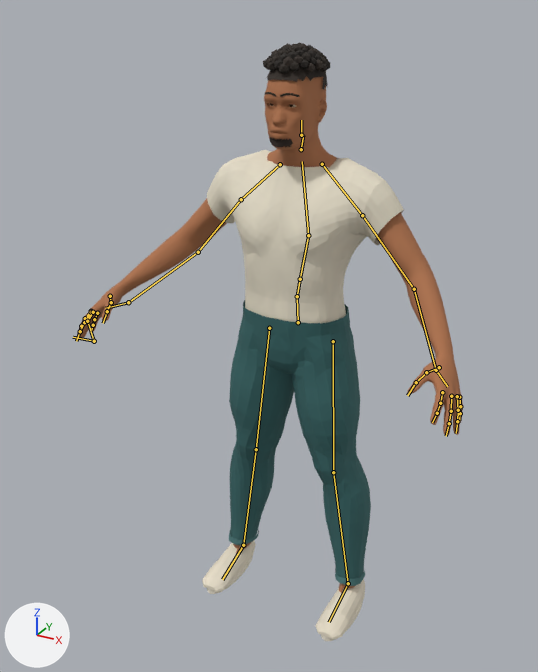
The glTF model public/assets/reference_character.glb as it was, and as the next commit left it.
Camera for both pictures: a camera (50 mm lens) standing at (0.946, -1.924, 1.9) and looking at (-0.022, -0.165, 1.021). Every picture has the same lights, and +X, +Y and +Z are marked at lower left. The first picture is the older version. The bones that change, and the others that lie on the model, are drawn over the model as lines.

Names of what the first picture shows: 'Reference_Character'.
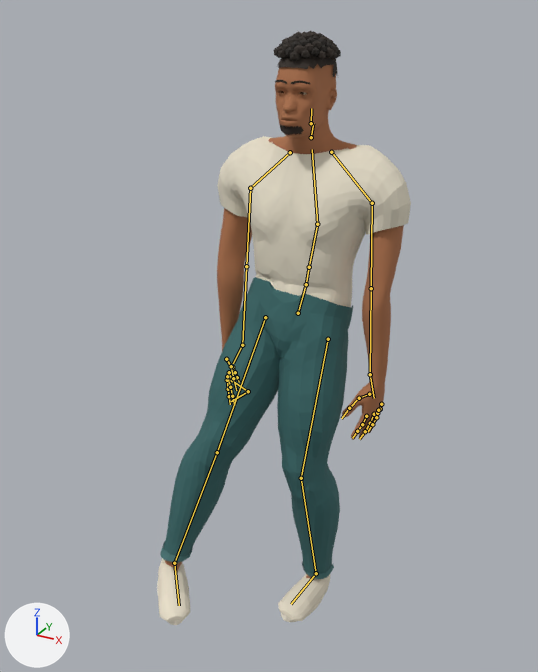
The newer file adds an action. The first version stands in its rest pose; the second is drawn at frame 15 of the action 'TurnLeft'.

What the commit changed:
Bone 'mixamorig:Hips' (bone_mixamorig_hips) moves from (0.0, 0.0, 0.0) to (-0.001, 0.031, -0.005).
Bone 'mixamorig:Hips' (bone_mixamorig_hips) turns from (0, 0, 0) to (-25, -3, -5) degrees about its own x, y and z.
Bone 'mixamorig:LeftUpLeg' (bone_mixamorig_leftupleg) turns from (0, 0, 0) to (-13, 7, -2) degrees about its own x, y and z.
Bone 'mixamorig:LeftLeg' (bone_mixamorig_leftleg) turns from (0, 0, 0) to (-22, 0, -6) degrees about its own x, y and z.
Bone 'mixamorig:LeftFoot' (bone_mixamorig_leftfoot) turns from (0, 0, 0) to (19, -10, 6) degrees about its own x, y and z.
Bone 'mixamorig:RightUpLeg' (bone_mixamorig_rightupleg) turns from (0, 0, 0) to (3, -24, 4) degrees about its own x, y and z.
Bone 'mixamorig:RightLeg' (bone_mixamorig_rightleg) turns from (0, 0, 0) to (-15, 0, 5) degrees about its own x, y and z.
Bone 'mixamorig:RightFoot' (bone_mixamorig_rightfoot) turns from (0, 0, 0) to (13, 6, 17) degrees about its own x, y and z.
Bone 'mixamorig:Spine' (bone_mixamorig_spine) turns from (0, 0, 0) to (25, -3, 5) degrees about its own x, y and z.
Bone 'mixamorig:LeftArm' (bone_mixamorig_leftarm) turns from (0, 0, 0) to (24, 6, -27) degrees about its own x, y and z.
Bone 'mixamorig:LeftForeArm' (bone_mixamorig_leftforearm) turns from (0, 0, 0) to (-28, 6, -43) degrees about its own x, y and z.
Bone 'mixamorig:LeftHandIndex1' (bone_mixamorig_lefthandindex1) turns from (0, 0, 0) to (8, 0, 2) degrees about its own x, y and z.
Bone 'mixamorig:LeftHandIndex2' (bone_mixamorig_lefthandindex2) turns from (0, 0, 0) to (13, 0, 0) degrees about its own x, y and z.
Bone 'mixamorig:LeftHandMiddle1' (bone_mixamorig_lefthandmiddle1) turns from (0, 0, 0) to (8, 0, 2) degrees about its own x, y and z.
Bone 'mixamorig:LeftHandMiddle2' (bone_mixamorig_lefthandmiddle2) turns from (0, 0, 0) to (12, 0, 2) degrees about its own x, y and z.
Bone 'mixamorig:LeftHandPinky1' (bone_mixamorig_lefthandpinky1) turns from (0, 0, 0) to (8, 0, 3) degrees about its own x, y and z.
Bone 'mixamorig:LeftHandPinky2' (bone_mixamorig_lefthandpinky2) turns from (0, 0, 0) to (12, 0, 2) degrees about its own x, y and z.
Bone 'mixamorig:LeftHandRing1' (bone_mixamorig_lefthandring1) turns from (0, 0, 0) to (8, 0, 3) degrees about its own x, y and z.
Bone 'mixamorig:LeftHandRing2' (bone_mixamorig_lefthandring2) turns from (0, 0, 0) to (12, 0, 3) degrees about its own x, y and z.
Bone 'mixamorig:LeftHandThumb1' (bone_mixamorig_lefthandthumb1) turns from (0, 0, 0) to (4, 0, 1) degrees about its own x, y and z.
Bone 'mixamorig:LeftHandThumb3' (bone_mixamorig_lefthandthumb3) turns from (0, 0, 0) to (4, 0, 1) degrees about its own x, y and z.
Bone 'mixamorig:RightArm' (bone_mixamorig_rightarm) turns from (0, 0, 0) to (25, -6, 27) degrees about its own x, y and z.
Bone 'mixamorig:RightForeArm' (bone_mixamorig_rightforearm) turns from (0, 0, 0) to (-27, -6, 43) degrees about its own x, y and z.
Bone 'mixamorig:RightHandIndex1' (bone_mixamorig_righthandindex1) turns from (0, 0, 0) to (8, 0, -2) degrees about its own x, y and z.
Bone 'mixamorig:RightHandIndex2' (bone_mixamorig_righthandindex2) turns from (0, 0, 0) to (13, 0, 0) degrees about its own x, y and z.
Bone 'mixamorig:RightHandMiddle1' (bone_mixamorig_righthandmiddle1) turns from (0, 0, 0) to (8, 0, -2) degrees about its own x, y and z.
Bone 'mixamorig:RightHandMiddle2' (bone_mixamorig_righthandmiddle2) turns from (0, 0, 0) to (12, 0, -2) degrees about its own x, y and z.
Bone 'mixamorig:RightHandPinky1' (bone_mixamorig_righthandpinky1) turns from (0, 0, 0) to (8, 0, -3) degrees about its own x, y and z.
Bone 'mixamorig:RightHandPinky2' (bone_mixamorig_righthandpinky2) turns from (0, 0, 0) to (12, 0, -2) degrees about its own x, y and z.
Bone 'mixamorig:RightHandRing1' (bone_mixamorig_righthandring1) turns from (0, 0, 0) to (8, 0, -3) degrees about its own x, y and z.
Bone 'mixamorig:RightHandRing2' (bone_mixamorig_righthandring2) turns from (0, 0, 0) to (12, 0, 4) degrees about its own x, y and z.
Bone 'mixamorig:RightHandThumb1' (bone_mixamorig_righthandthumb1) turns from (0, 0, 0) to (5, 0, 0) degrees about its own x, y and z.
Bone 'mixamorig:RightHandThumb3' (bone_mixamorig_righthandthumb3) turns from (0, 0, 0) to (4, 0, -2) degrees about its own x, y and z.

Boxes [x1, y1, x2, y2] around the edits, measured in the pictures (538 x 672 px):
'Reference_Character', posed (34% narrower): before [76, 42, 463, 641]; after [157, 30, 411, 625]
bone 'mixamorig:Hips', root to tip: before (298, 322) to (297, 296); after (298, 313) to (306, 284)
bone 'mixamorig:LeftUpLeg', root to tip: before (333, 341) to (333, 472); after (328, 339) to (301, 478)
bone 'mixamorig:LeftLeg', root to tip: before (333, 472) to (348, 583); after (301, 478) to (316, 573)
bone 'mixamorig:LeftFoot', root to tip: before (348, 583) to (329, 622); after (316, 573) to (291, 604)
bone 'mixamorig:RightUpLeg', root to tip: before (269, 328) to (256, 449); after (265, 317) to (217, 452)
bone 'mixamorig:RightLeg', root to tip: before (256, 449) to (243, 545); after (217, 452) to (174, 563)
bone 'mixamorig:RightFoot', root to tip: before (243, 545) to (222, 579); after (174, 563) to (179, 605)
bone 'mixamorig:Spine', root to tip: before (297, 296) to (300, 279); after (306, 284) to (309, 267)
bone 'mixamorig:LeftArm', root to tip: before (362, 215) to (414, 289); after (372, 203) to (371, 288)
bone 'mixamorig:LeftForeArm', root to tip: before (414, 289) to (436, 370); after (371, 288) to (370, 374)
bone 'mixamorig:LeftHandIndex1', root to tip: before (442, 392) to (440, 403); after (366, 416) to (362, 424)
bone 'mixamorig:LeftHandIndex2', root to tip: before (440, 403) to (437, 413); after (362, 424) to (357, 431)
bone 'mixamorig:LeftHandMiddle1', root to tip: before (451, 396) to (451, 411); after (374, 414) to (370, 423)
bone 'mixamorig:LeftHandMiddle2', root to tip: before (451, 411) to (449, 423); after (370, 423) to (365, 431)
bone 'mixamorig:LeftHandPinky1', root to tip: before (459, 397) to (460, 406); after (381, 404) to (380, 409)
bone 'mixamorig:LeftHandPinky2', root to tip: before (460, 406) to (460, 413); after (380, 409) to (377, 413)
bone 'mixamorig:LeftHandRing1', root to tip: before (457, 396) to (458, 410); after (378, 410) to (376, 417)
bone 'mixamorig:LeftHandRing2', root to tip: before (458, 410) to (457, 421); after (376, 417) to (372, 424)
bone 'mixamorig:LeftHandThumb1', root to tip: before (439, 367) to (426, 372); after (369, 394) to (359, 398)
bone 'mixamorig:LeftHandThumb3', root to tip: before (416, 382) to (407, 395); after (349, 408) to (341, 418)
bone 'mixamorig:RightArm', root to tip: before (241, 199) to (198, 252); after (250, 188) to (246, 266)
bone 'mixamorig:RightForeArm', root to tip: before (198, 252) to (128, 302); after (246, 266) to (242, 345)
bone 'mixamorig:RightHandIndex1', root to tip: before (91, 311) to (85, 318); after (227, 380) to (228, 389)
bone 'mixamorig:RightHandIndex2', root to tip: before (85, 318) to (81, 326); after (228, 389) to (229, 396)
bone 'mixamorig:RightHandMiddle1', root to tip: before (91, 312) to (84, 322); after (227, 376) to (230, 387)
bone 'mixamorig:RightHandMiddle2', root to tip: before (84, 322) to (80, 331); after (230, 387) to (232, 396)
bone 'mixamorig:RightHandPinky1', root to tip: before (97, 313) to (94, 319); after (232, 367) to (235, 372)
bone 'mixamorig:RightHandPinky2', root to tip: before (94, 319) to (93, 325); after (235, 372) to (237, 377)
bone 'mixamorig:RightHandRing1', root to tip: before (93, 312) to (87, 321); after (229, 372) to (232, 380)
bone 'mixamorig:RightHandRing2', root to tip: before (87, 321) to (94, 341); after (232, 380) to (248, 391)
bone 'mixamorig:RightHandThumb1', root to tip: before (110, 296) to (111, 302); after (226, 359) to (231, 366)
bone 'mixamorig:RightHandThumb3', root to tip: before (107, 311) to (103, 323); after (233, 378) to (236, 390)
